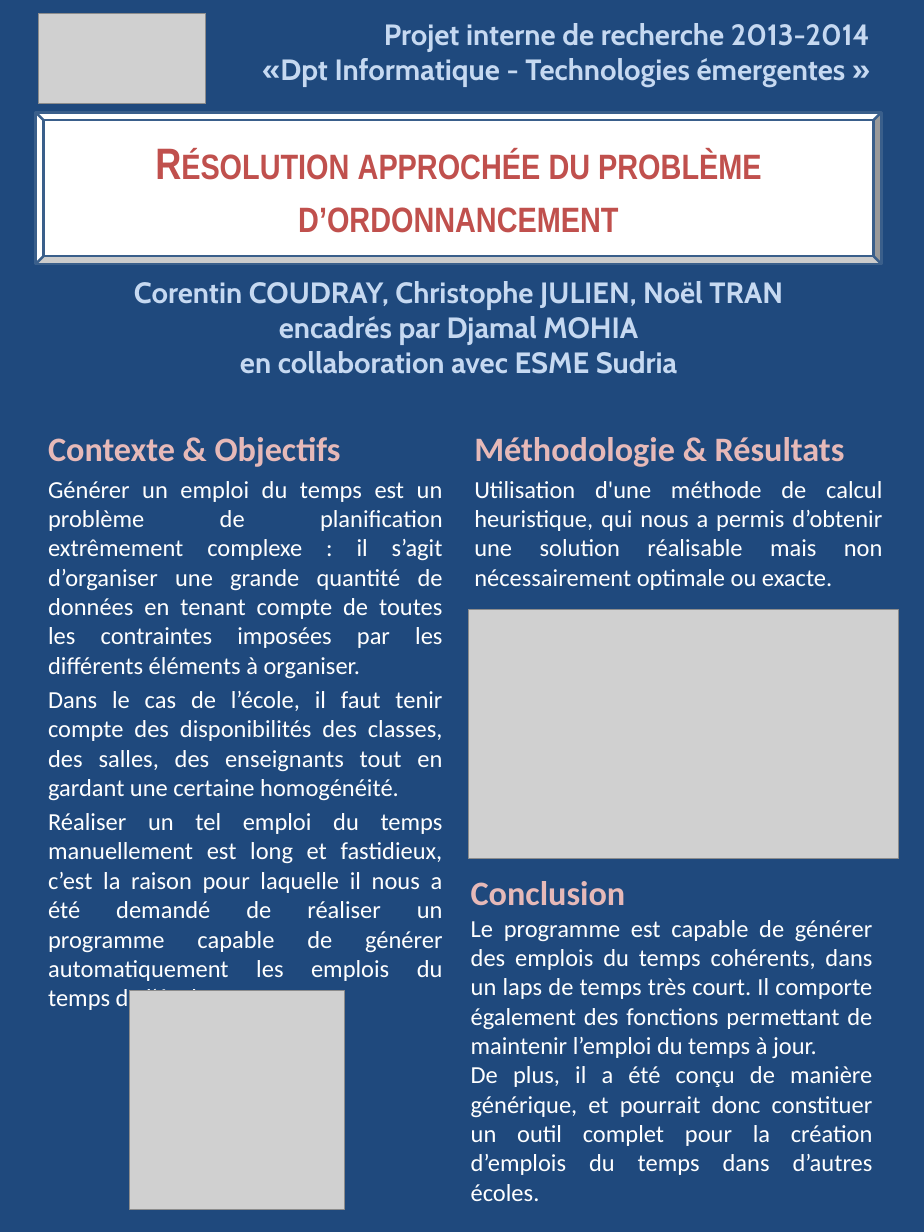
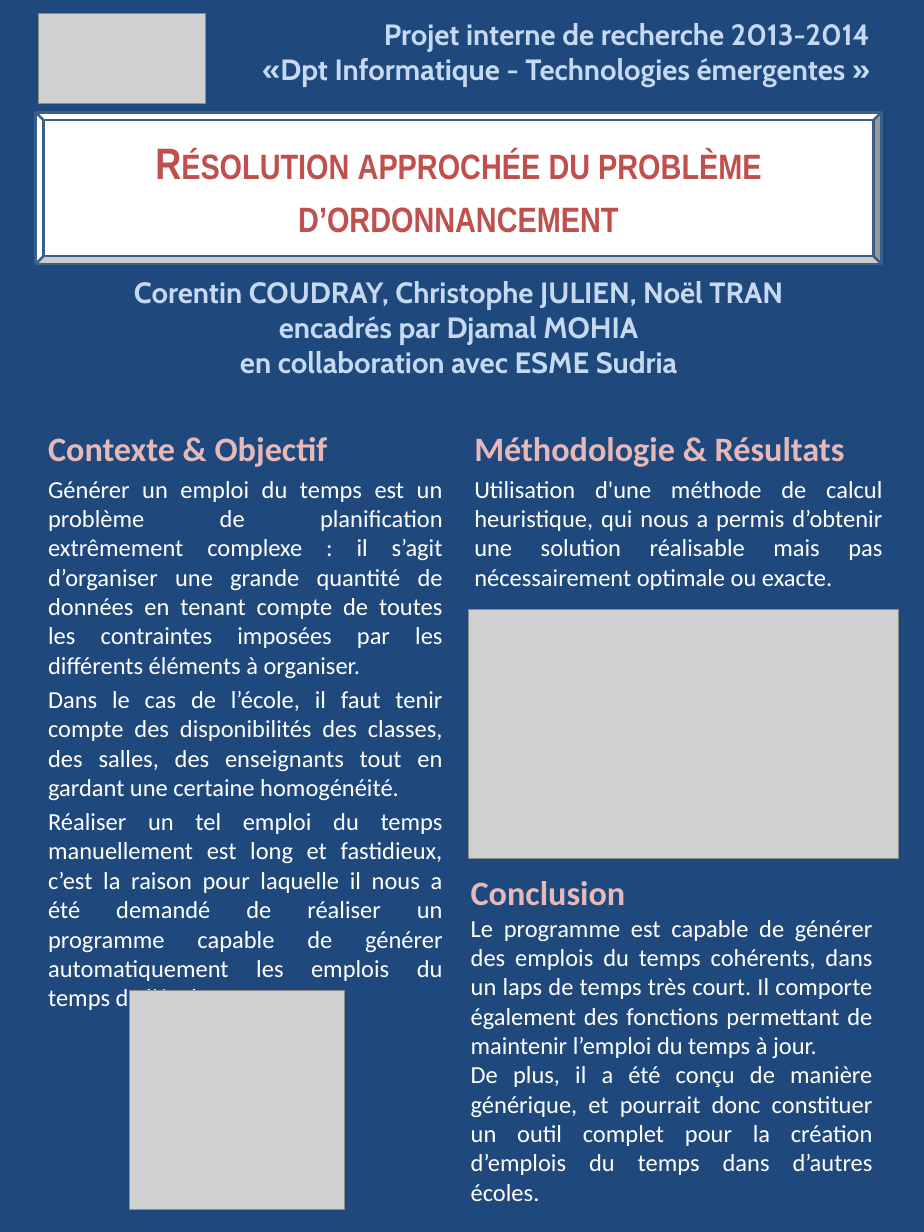
Before and after one commit to Projet-M2CT-ESME-SUDRIA/Planning-Intelligent, a slide deck: slide 1 of Affiches/Affiche.pptx. Drawn at 924x1232 pixels with LibreOffice and Linux fonts; fonts in the diff are those of the drawing; grey boxes stand for pictures. Boxes give left, top, right and bottom in pixels: in the first picture for what was removed or moved away, otherwise in the second. Text is boxed around its words. In the diff, an @@ line names an element or a change of style, - is before the commit and + after.

```diff
--- a/Affiches/Affiche.pptx
+++ b/Affiches/Affiche.pptx
@@ subtitle at [48, 437, 328, 467]: text changed @@
-Contexte & Objectifs
+Contexte & Objectif
@@ text at [474, 481, 882, 590]: text changed @@
-Utilisation d'une méthode de calcul heuristique, qui nous a permis d’obtenir une solution réalisable mais non nécessairement optimale ou exacte.
+Utilisation d'une méthode de calcul heuristique, qui nous a permis d’obtenir une solution réalisable mais pas nécessairement optimale ou exacte.
```
Also in this commit, not shown: 7 other files.
